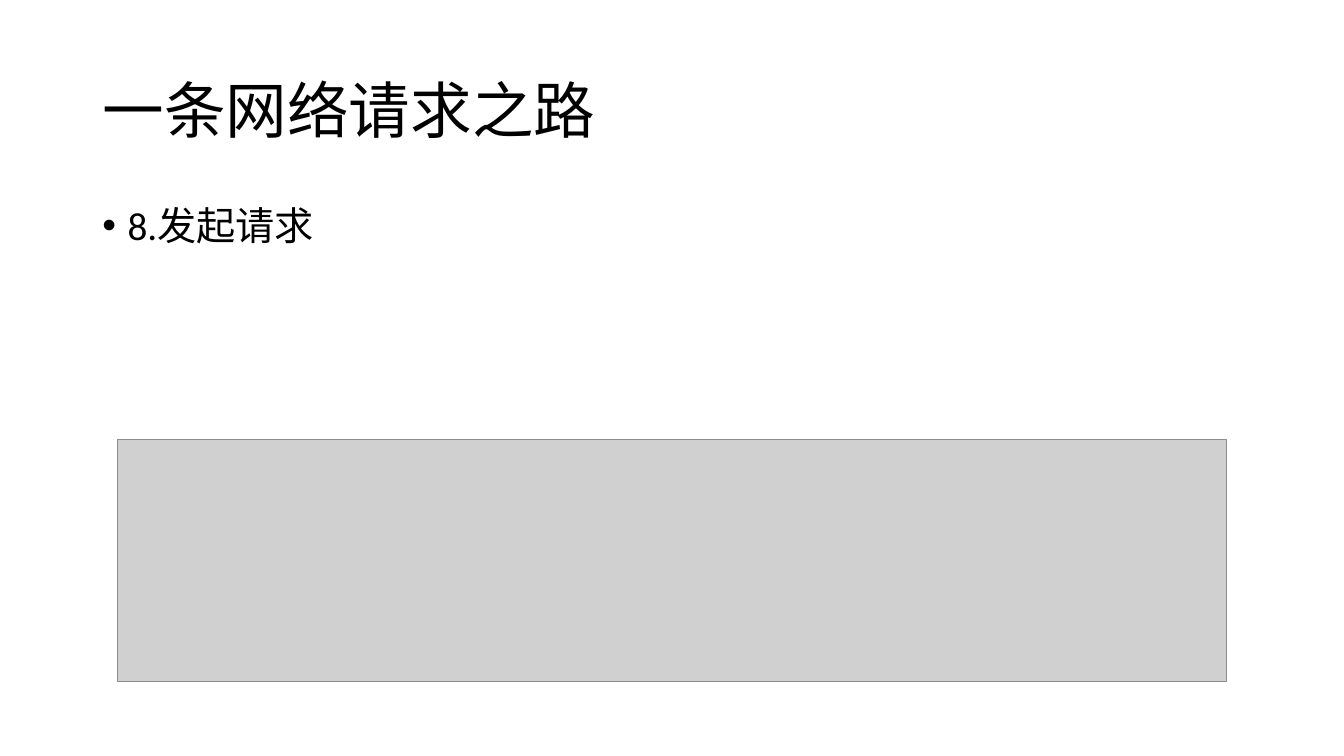
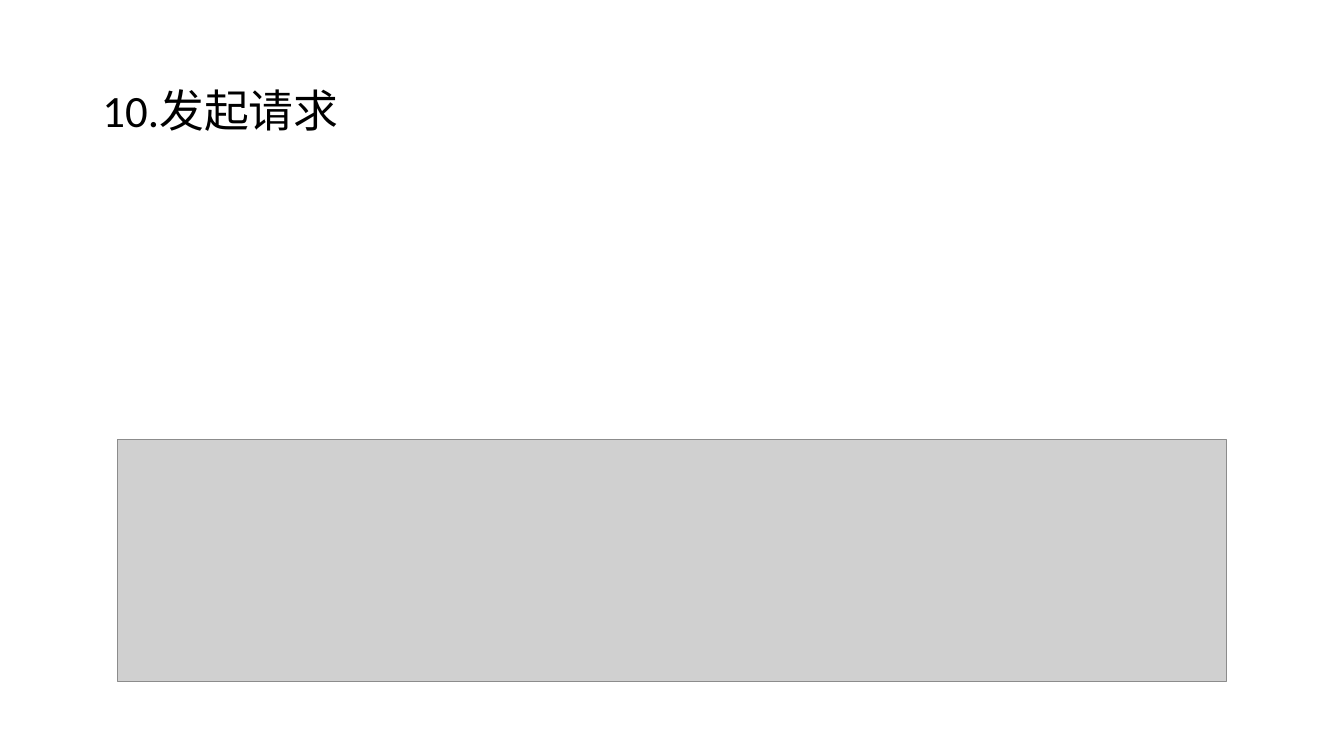
Before and after one commit to daisongsong1991/ppt, a slide deck: slide 12 of net_ppt.pptx (slide 13 before the commit). Drawn at 1344x756 pixels with LibreOffice and Linux fonts; fonts in the diff are those of the drawing; grey boxes stand for pictures. Boxes give left, top, right and bottom in pixels: in the first picture for what was removed or moved away, otherwise in the second. Text is boxed around its words. In the diff, an @@ line names an element or a change of style, - is before the commit and + after.

```diff
--- a/net_ppt.pptx
+++ b/net_ppt.pptx
@@ title at box(102, 90, 338, 131): text changed; size 44 to 32 pt @@
-一条网络请求之路
+10.发起请求
@@ text removed at box(128, 207, 314, 244) @@
-• 8.发起请求
```
Also in this commit, not shown: 15 other slides changed, 3 slides added, 4 slides removed.
